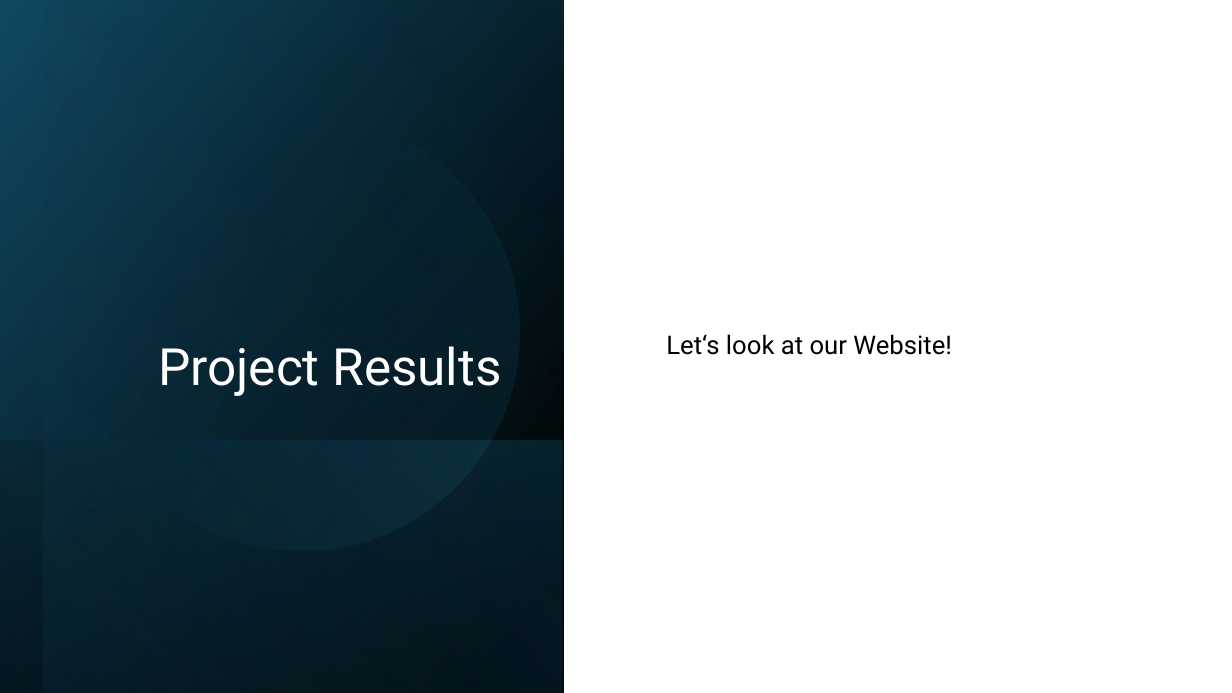
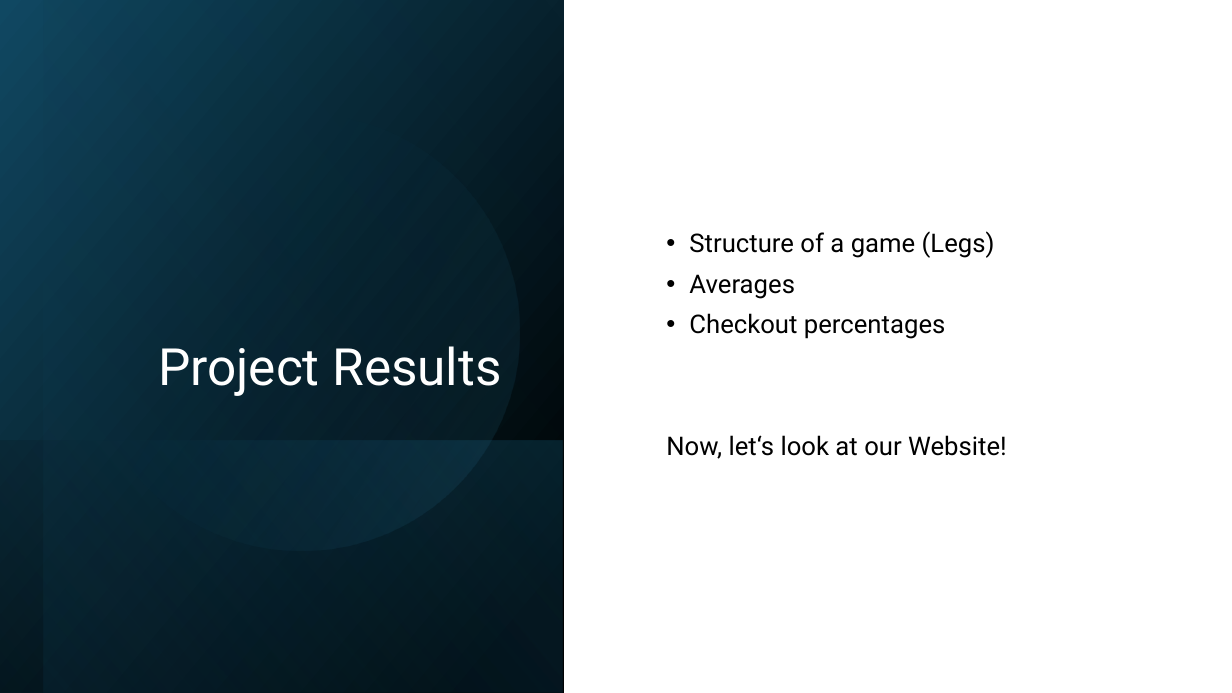
Before and after one commit to EmilieTr/darts_data_science_project, a slide deck: slide 4 of Presentations/DS_Project_Week-4.pptx. Drawn at 1232x693 pixels with LibreOffice and Linux fonts; fonts in the diff are those of the drawing. Boxes give left, top, right and bottom in pixels: in the first picture for what was removed or moved away, otherwise in the second. Text is boxed around its words. In the diff, an @@ line names an element or a change of style, - is before the commit and + after.

Commit message:
presentation

```diff
--- a/Presentations/DS_Project_Week-4.pptx
+++ b/Presentations/DS_Project_Week-4.pptx
@@ text at bbox=[666, 231, 1007, 459]: text changed @@
-Let‘s look at our Website!
+• Structure of a game (Legs)
+• Averages
+• Checkout percentages
+Now, let‘s look at our Website!
```
